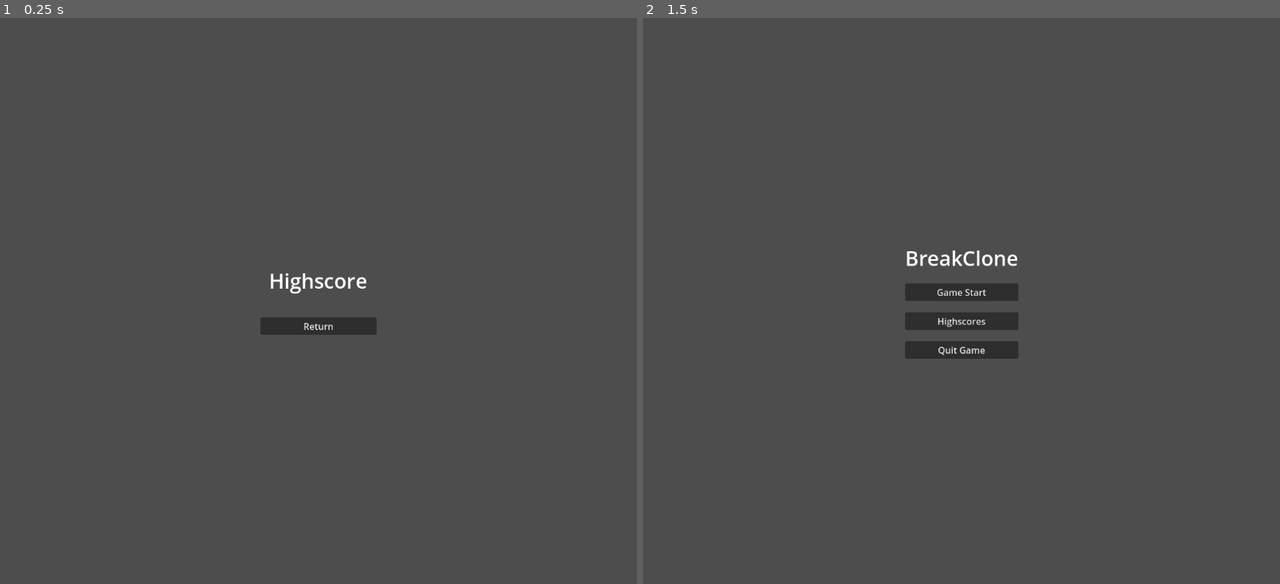
Above: before the commit, frames 1-2 (left to right).
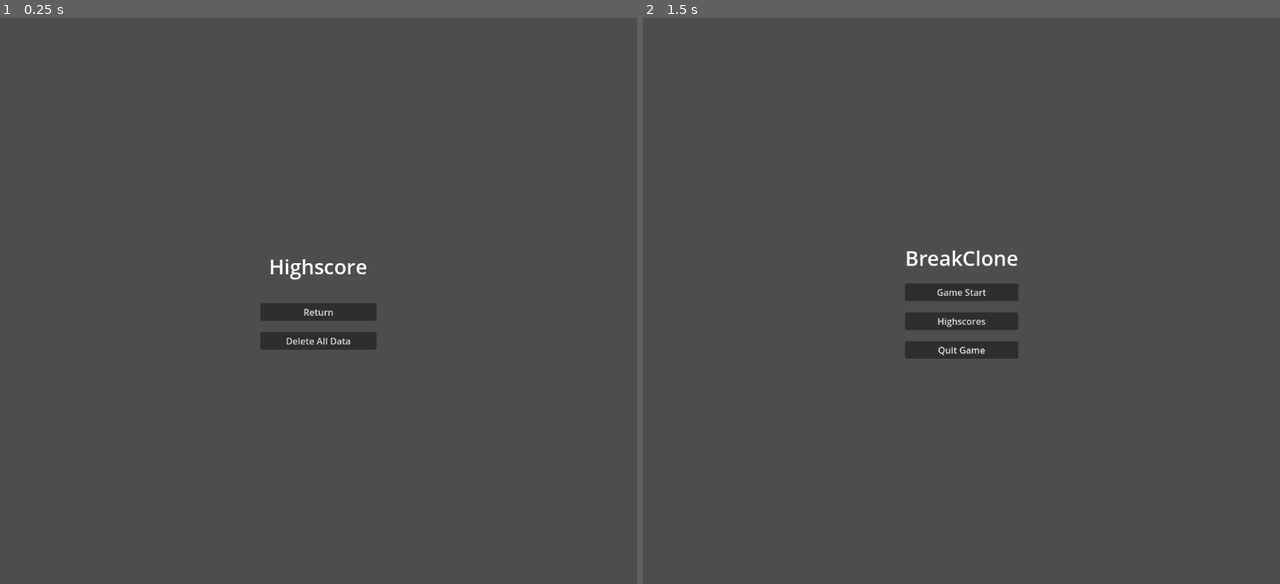
Above: after the commit, the same moments.

Repository: KeiGar/OrbFall
Game: Godot game, scene res://scenes/menus/highscore_menu.tscn
The game is run twice, just before and just after one commit, with the same random seed, the same clock (stepped at 60 frames per second) and the same inputs. This scene is started directly instead of the project's main scene.
Inputs:
- Up to frame 1 (0.25 s): no input
- Up to frame 2 (1.5 s): tap Enter at 0.5 s; hold D (player_moveRight) 0.53-1.25 s; click "Return" at 1.25 s

The runs differ from the first frame. In frame 1, 1.5% of the frame differs, in the area x 40-60%, y 42-59%; in frame 2, nothing differs.
Error in both runs: Trying to assign an array of type "Array" to a variable of type "Array[HighscoreData]". (res://scripts/utils/highscore_manager.gd:18)

Commit message:
added delete button to highscore menu

Diff:
--- a/scenes/game_assets/level_scene.tscn
+++ b/scenes/game_assets/level_scene.tscn
@@ -26,7 +26,7 @@
 position = Vector2(0, 1)
 speed = 750.0
 
-[node name="TileMapLayer" type="TileMapLayer" parent="."]
+[node name="BrickTiles" type="TileMapLayer" parent="."]
 tile_map_data = PackedByteArray("AAD3//L/AAAAAAAAAQD3//P/AAAAAAAAAQD3//T/AAAAAAAAAQD3//X/AAAAAAAAAQD3//b/AAAAAAAAAQD3// …(2224 unchanged characters)…
 tile_set = SubResource("TileSet_lnu2h")
 
--- a/scenes/menus/highscore_menu.tscn
+++ b/scenes/menus/highscore_menu.tscn
@@ -37,4 +37,9 @@
 layout_mode = 2
 text = "Return"
 
+[node name="Btn_Delete" type="Button" parent="."]
+layout_mode = 2
+text = "Delete All Data"
+
 [connection signal="pressed" from="Btn_Return" to="." method="_on_btn_return_pressed"]
+[connection signal="pressed" from="Btn_Delete" to="." method="_on_btn_delete_pressed"]
--- a/scripts/game_assets/level_scene.gd
+++ b/scripts/game_assets/level_scene.gd
@@ -1,4 +1,5 @@
 extends Node2D
+@onready var brick_tiles: TileMapLayer = $BrickTiles
 signal game_over
 signal increment_points(incr: int)
 
--- a/scripts/menus/highscore_menu.gd
+++ b/scripts/menus/highscore_menu.gd
@@ -24,5 +24,16 @@
 		highscore_table.add_child(lbl_score)
 		rank += 1
 
+func clearHighscoreTable() -> void:
+	for n in highscore_table.get_children():
+		highscore_table.remove_child(n)
+		n.queue_free()
+
 func _on_btn_return_pressed() -> void:
 	get_tree().change_scene_to_file("res://scenes/menus/main_menu_controls.tscn")
+
+func _on_btn_delete_pressed() -> void:
+	fileHandler.deleteAllData()
+	Highscores = fileHandler.Highscores
+	clearHighscoreTable()
+	displayHighscoreData()
--- a/scripts/utils/highscore_manager.gd
+++ b/scripts/utils/highscore_manager.gd
@@ -57,5 +57,9 @@
 		else:
 			print("Error occurred while saving the highscore.")
 
+	func deleteAllData() -> void:
+		Highscores = []
+		saveHighscoreData()
+
 	func addHighScoreData(player_name: String, score: int) -> void:
 		Highscores.append(HighscoreData.new(player_name, score))
